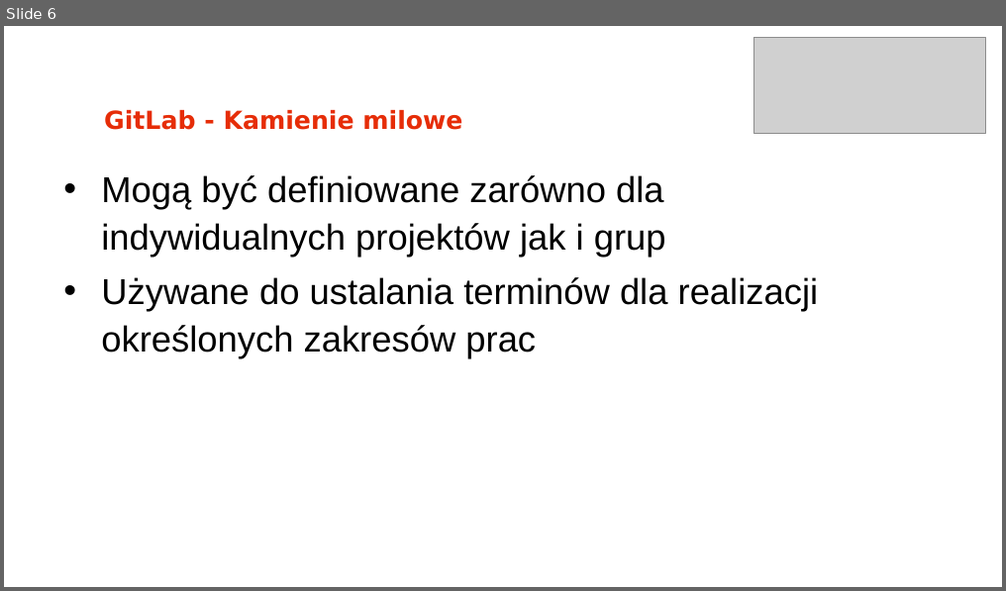
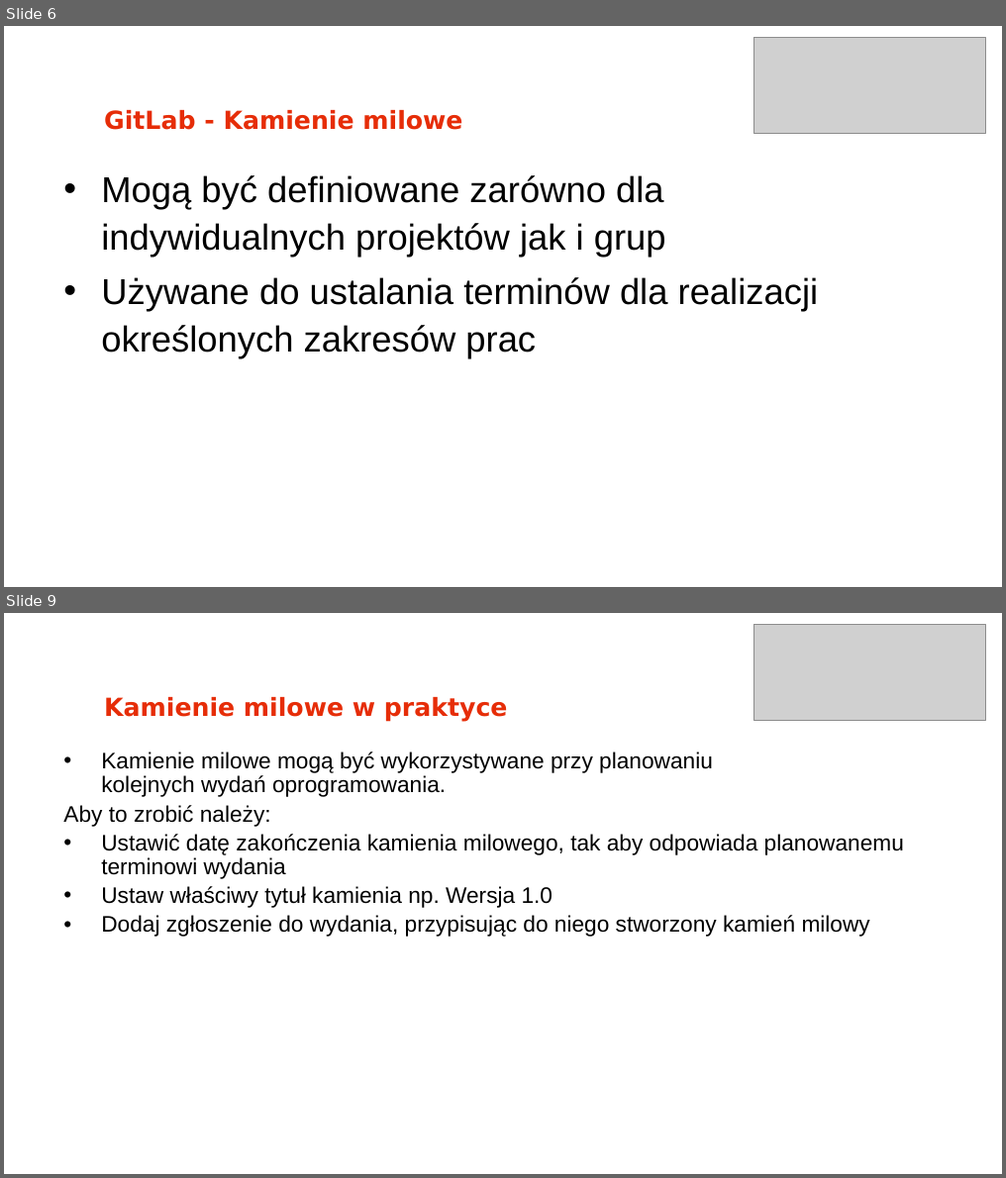
Before and after one commit to arturkwiek/gitlab-tutorial, a slide deck: 11. Git - tutorial - Milestones.pptx. Shown one above the other, each under a label of ours: slide 6 before the commit, slides 6 and 9 after it; the slides between them are not shown. The pictures are 1006x591 and 1006x1178 pixels, drawn with LibreOffice and Linux fonts; fonts in the diff are those of the drawing; grey boxes stand for pictures; background and template pictures are left out. Boxes give left, top, right and bottom in pixels: in the first picture for what was removed or moved away, otherwise in the second. Text is boxed around its words. In the diff, an @@ line names an element or a change of style, - is before the commit and + after.

```diff
--- a/11. Git - tutorial - Milestones.pptx
+++ b/11. Git - tutorial - Milestones.pptx
@@ slide 9 added at [4, 613, 1002, 1174], background picture (left out) @@
@@ picture added at [754, 624, 985, 721] @@
@@ text added at [104, 697, 508, 722], 18 pt, text #E62D08, bold @@
+Kamienie milowe w praktyce
@@ text added at [63, 752, 904, 937], 16.2 pt, text #000000 @@
+• Kamienie milowe mogą być wykorzystywane przy planowaniu
+  kolejnych wydań oprogramowania.
+Aby to zrobić należy:
+• Ustawić datę zakończenia kamienia milowego, tak aby odpowiada planowanemu terminowi wydania
+• Ustaw właściwy tytuł kamienia np. Wersja 1.0
+• Dodaj zgłoszenie do wydania, przypisując do niego stworzony kamień milowy
```
Also in this commit, not shown: 3 other slides added.
